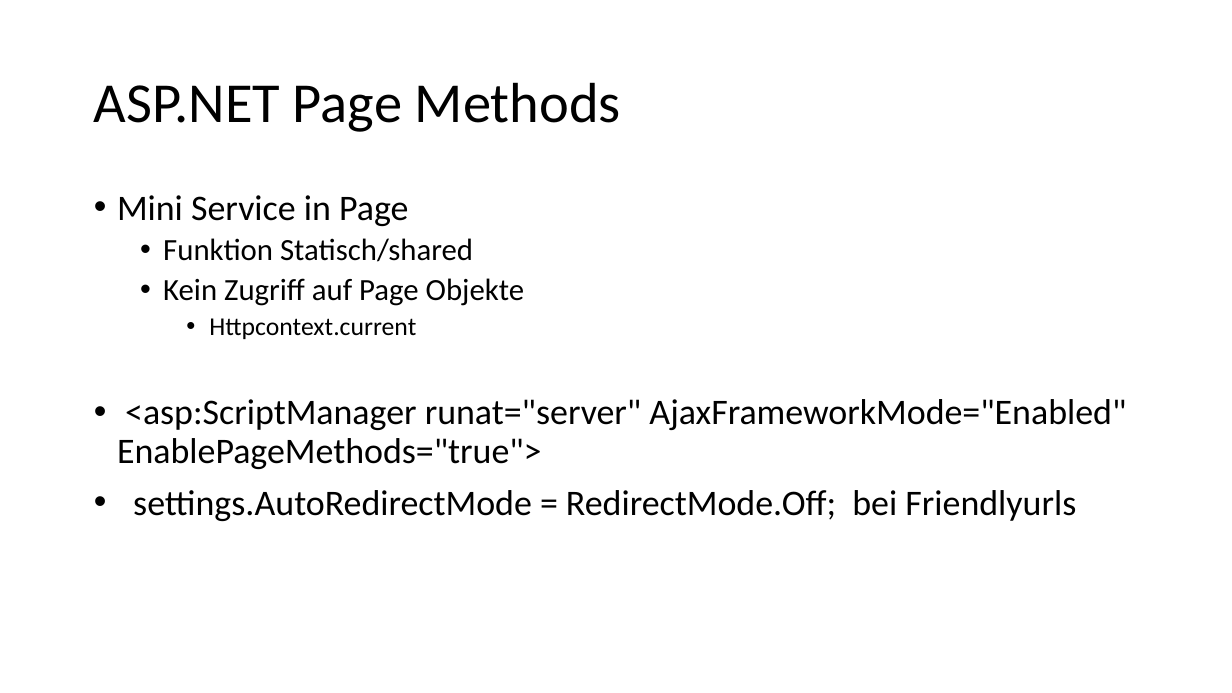
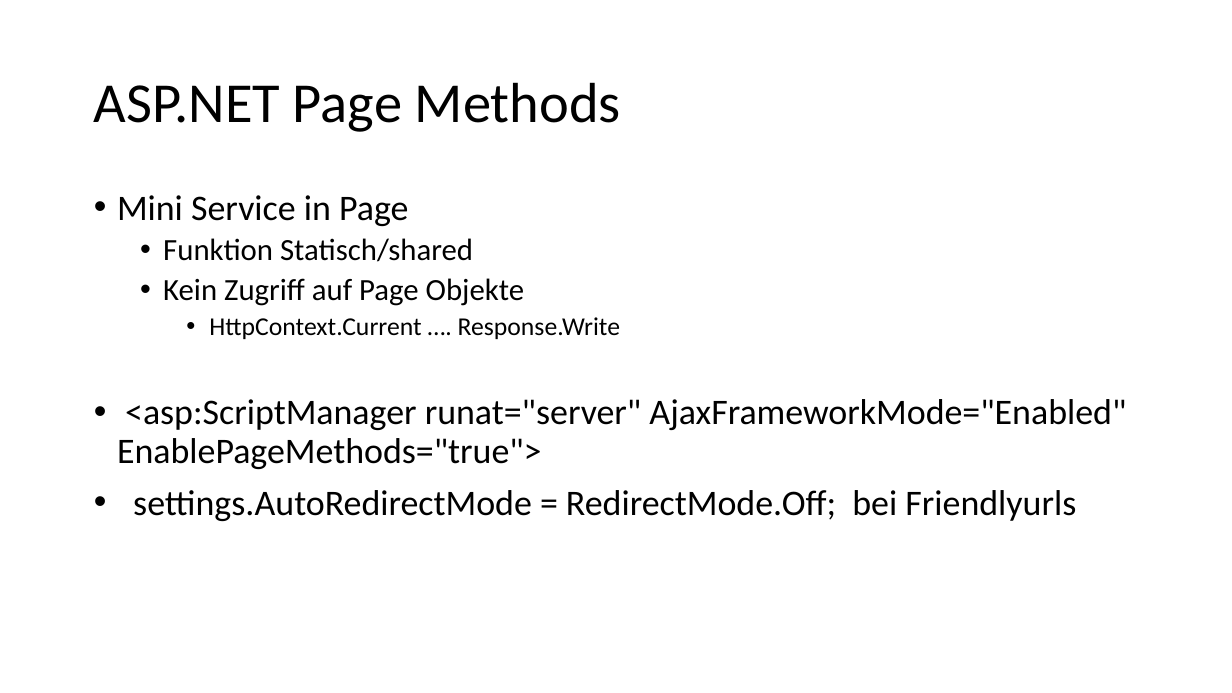
Before and after one commit to ppedvAG/WebformsKurs, a slide deck: slide 5 of 15Services.pptx. Drawn at 1232x693 pixels with LibreOffice and Linux fonts; fonts in the diff are those of the drawing. Boxes give left, top, right and bottom in pixels: in the first picture for what was removed or moved away, otherwise in the second. Text is boxed around its words. In the diff, an @@ line names an element or a change of style, - is before the commit and + after.

```diff
--- a/15Services.pptx
+++ b/15Services.pptx
@@ text at (x1=209, y1=317, x2=621, y2=339): text changed @@
-    • Httpcontext.current
+    • HttpContext.Current …. Response.Write
```
Also in this commit, not shown: 8 other files.
